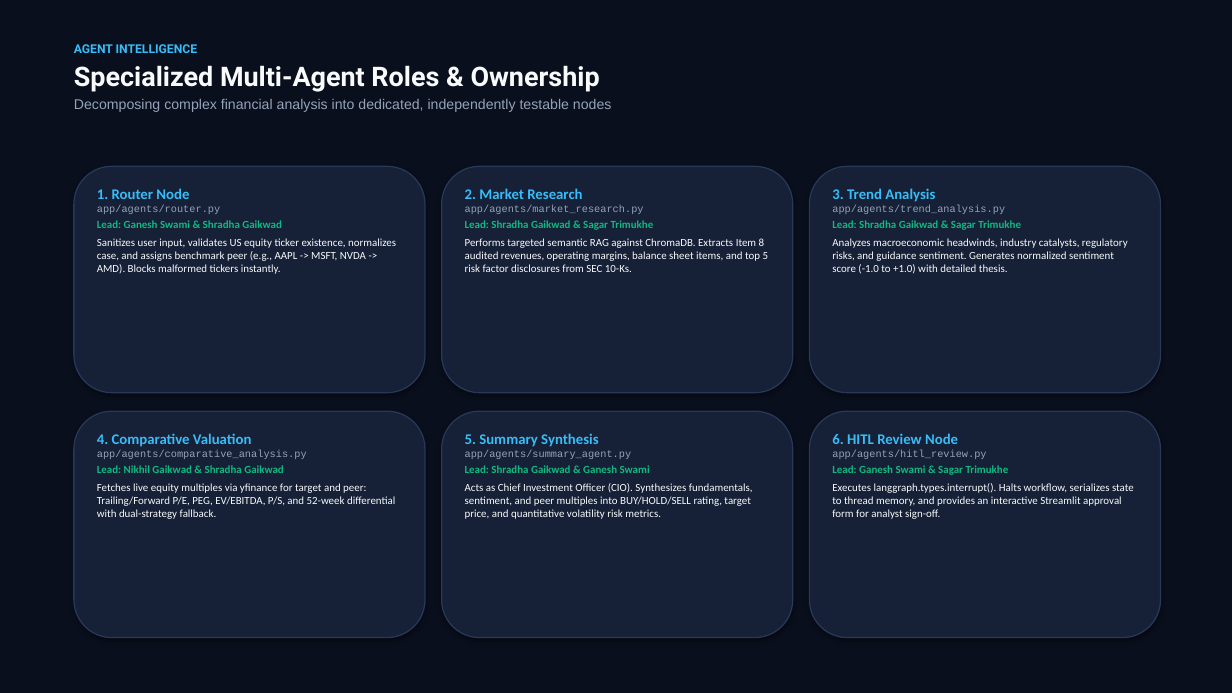
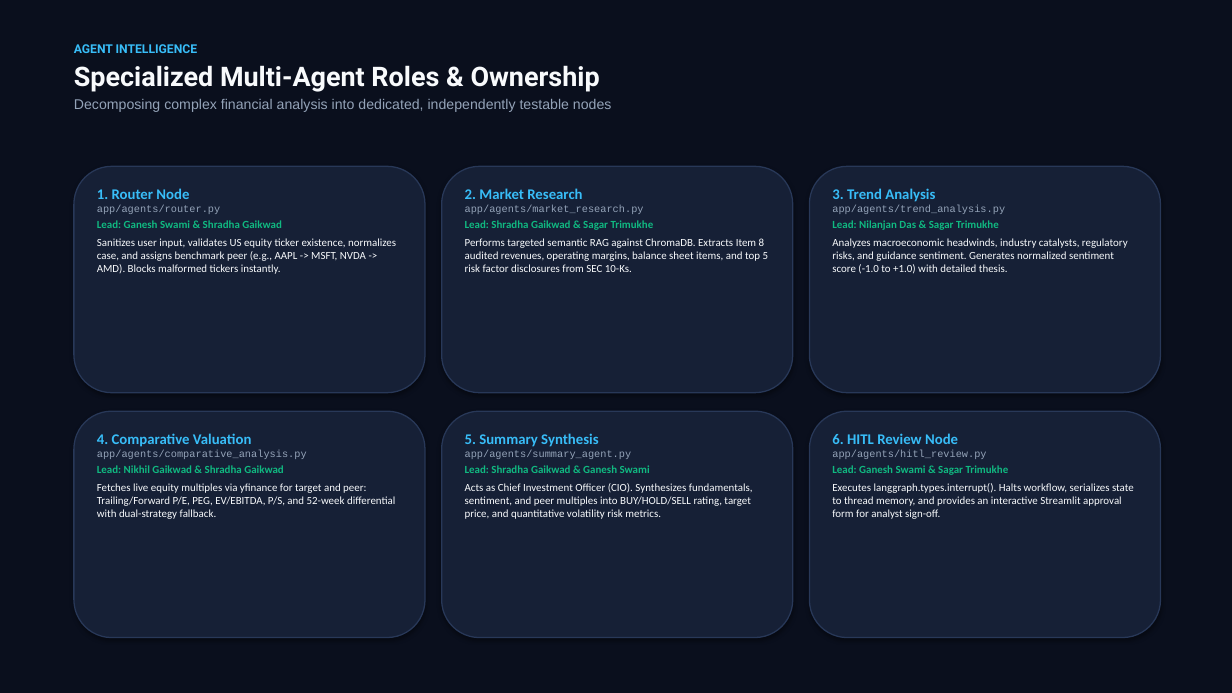
Before and after one commit to SagarTrimukhe/ai-investment-research-assistant, a slide deck: slide 6 of CAPSTONE_PROJECT_PRESENTATION.pptx. Drawn at 1232x693 pixels with LibreOffice and Linux fonts; fonts in the diff are those of the drawing. Boxes give left, top, right and bottom in pixels: in the first picture for what was removed or moved away, otherwise in the second. Text is boxed around its words. In the diff, an @@ line names an element or a change of style, - is before the commit and + after.

Commit message:
docs: assign Trend Analysis Agent to Nilanjan Das & Sagar Trimukhe

```diff
--- a/CAPSTONE_PROJECT_PRESENTATION.pptx
+++ b/CAPSTONE_PROJECT_PRESENTATION.pptx
@@ text at [832,220,999,230]: text changed @@
-Lead: Shradha Gaikwad & Sagar Trimukhe
+Lead: Nilanjan Das & Sagar Trimukhe
```
Also in this commit, not shown: 1 other slide changed, 2 other files.
